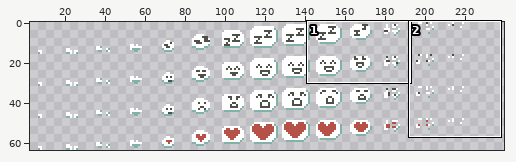
Sprite sheet: assets/bubble.png. The first picture is a wide view before the edit; the outline marks the close-up.
Close-up. First the earlier version:
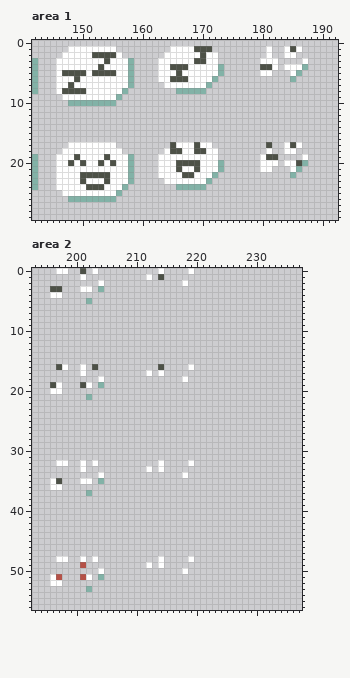
The file is 240x64 pixels. Shown: area 1: x 142..192, y 0..29; area 2: x 193..237, y 0..56. The wide view leaves out empty margins. The commit also changed other parts of the picture, which this record leaves out.
New version:
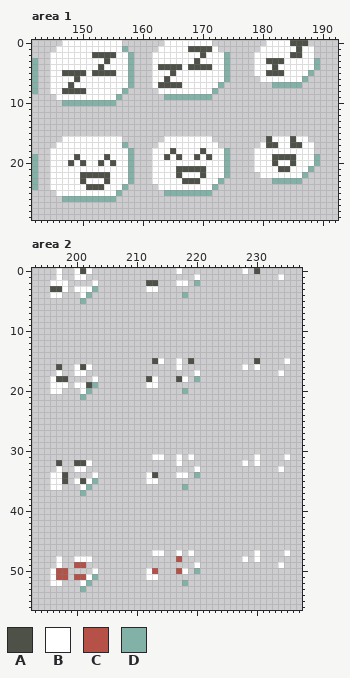
Palette (. is transparent): A #4d5147  B #ffffff  C #b55147  D #82b2a7
What changed:
Area 1:
y 0: x 147..156 .......... -> BBBBBBBBBB; x 164..171 ........ -> BBBBBBBB; x 181..187 ....... -> BBBBAAA
y 1: x 146..147 .. -> BB; x 156..157 .. -> BD; x 163..164 .. -> BB; x 168 B -> A; x 172 . -> B; x 180 . -> B; x 182..183 .. -> BB; x 185..188 AB.. -> BABB
y 2: x 145..146 .. -> BB; x 157..158 .. -> BD; x 162..163 .. -> BB; x 173..174 .. -> BD; x 179..180 .. -> BB; x 182..183 .. -> BB; x 185..188 B... -> AABB
y 3: x 145 . -> B; x 162 . -> B; x 170 A -> B; x 173..174 .. -> BD; x 179 . -> B; x 181..186 BB.... -> AAABBB; x 188..189 .. -> BD
y 4: x 145 . -> B; x 162..164 .BB -> BAA; x 167..171 ABBBB -> BAAAA; x 173..174 D. -> BD; x 179..183 .AAB. -> BBBAB; x 187..189 D.. -> BBD
y 5: x 145 . -> B; x 162 . -> B; x 165..166 BA -> AB; x 173..174 D. -> BD; x 179 . -> B; x 181..184 B... -> AAAB; x 186..188 D.. -> BBD
y 6: x 145 . -> B; x 162 . -> B; x 164..167 BAAA -> ABBB; x 172..174 D.. -> BBD; x 180..187 .....D.. -> BBBBBBBD
y 7: x 145 . -> B; x 162..166 ..BBB -> BAAAA; x 171..173 D.. -> BBD; x 182..186 ..... -> DDDDD
y 8: x 145 . -> B; x 163..172 ...DDDDD.. -> BBBBBBBBBD
y 9: x 146 . -> B; x 164..171 ........ -> DDDDDDDD
y 10: x 147 . -> D
y 16: x 147..156 .......... -> BBBBBBBBBB; x 164..171 ........ -> BBBBBBBB; x 181..187 ....... -> ABBBABB
y 17: x 146..147 .. -> BB; x 156..157 .. -> BD; x 163..165 ..A -> BBB; x 169 A -> B; x 172 . -> B; x 180 . -> B; x 182..183 .. -> AB; x 186..188 B.. -> ABB
y 18: x 145..146 .. -> BB; x 157..158 .. -> BD; x 162..163 .. -> BB; x 166 A -> B; x 169 A -> B; x 173..174 .. -> BD; x 179..180 .. -> BB; x 182..183 .. -> BB; x 186..188 ... -> BBB
y 19: x 145 . -> B; x 162 . -> B; x 164 B -> A; x 166 B -> A; x 169 B -> A; x 171 B -> A; x 173..174 .. -> BD; x 179 . -> B; x 181 A -> B; x 183..186 .... -> AAAB; x 188..189 .. -> BD
y 20: x 145 . -> B; x 162 . -> B; x 166..169 AAAA -> BBBB; x 173..174 D. -> BD; x 179 . -> B; x 182..183 B. -> AB; x 185..189 BAD.. -> ABBBD
y 21: x 145 . -> B; x 162 . -> B; x 167..168 BB -> AA; x 170 B -> A; x 173..174 D. -> BD; x 179 . -> B; x 182..184 ... -> BAA; x 186..188 D.. -> BBD
y 22: x 145 . -> B; x 162 . -> B; x 166..168 BAA -> ABB; x 170 B -> A; x 172..174 D.. -> BBD; x 180..187 .....D.. -> BBBBBBBD
y 23: x 145 . -> B; x 162..163 .. -> BB; x 167..169 BBB -> AAA; x 171..173 D.. -> BBD; x 182..186 ..... -> DDDDD
y 24: x 145 . -> B; x 163..172 ...DDDDD.. -> BBBBBBBBBD
y 25: x 146 . -> B; x 164..171 ........ -> DDDDDDDD
y 26: x 147 . -> D
Area 2:
y 0: x 198 B -> .; x 200 . -> B; x 202..203 .B -> B.; x 214 B -> .; x 217 . -> B; x 219 B -> .; x 228 . -> B; x 230 . -> A
y 1: x 197 . -> B; x 200 . -> B; x 212 B -> .; x 214 A -> .; x 220 . -> B; x 234 . -> B
y 2: x 196..198 ... -> BBB; x 203..204 .B -> B.; x 212..213 .. -> AA; x 217 . -> B; x 220 . -> D
y 3: x 198 . -> B; x 200 . -> B; x 203..204 .D -> D.; x 212..213 .. -> BB
y 4: x 201..202 .. -> BD; x 218 . -> D
y 5: x 201..202 .D -> D.
y 15: x 213..214 .. -> AB; x 217 . -> B; x 219 . -> A; x 230 . -> A; x 235 . -> B
y 16: x 198 B -> .; x 200..203 .B.A -> BAB.; x 214 A -> .; x 217 . -> B; x 219 B -> .; x 228 . -> B; x 230 . -> B
y 17: x 197 . -> B; x 200 . -> B; x 212 B -> .; x 214 B -> .; x 220 . -> B; x 234 . -> B
y 18: x 196..198 ... -> BAA; x 203..204 .B -> B.; x 212..213 .. -> AB; x 217 . -> A; x 220 . -> D
y 19: x 196 A -> B; x 198 . -> B; x 200..204 .AB.D -> BBAD.; x 212..213 .. -> BB
y 20: x 201..202 .. -> BD; x 218 . -> D
y 21: x 201..202 .D -> D.
y 31: x 213..214 .. -> BB; x 217 . -> B; x 219 . -> B; x 230 . -> B; x 235 . -> B
y 32: x 197..198 BB -> A.; x 200..203 .B.B -> AAB.; x 214 B -> .; x 217 . -> B; x 219 B -> .; x 228 . -> B; x 230 . -> B
y 33: x 197 . -> B; x 200 . -> B; x 212 B -> .; x 214 B -> .; x 220 . -> B; x 234 . -> B
y 34: x 196..198 ... -> BBA; x 203..204 .B -> B.; x 212..213 .. -> BA; x 217 . -> B; x 220 . -> D
y 35: x 197..198 A. -> BA; x 200..201 .B -> BA; x 203..204 .D -> D.; x 212..213 .. -> BB
y 36: x 201..202 .. -> BD; x 218 . -> D
y 37: x 201..202 .D -> D.
y 47: x 213..214 .. -> BB; x 217 . -> B; x 219 . -> B; x 230 . -> B; x 235 . -> B
y 48: x 198 B -> .; x 200 . -> B; x 202..203 .B -> B.; x 214 B -> .; x 217 . -> C; x 219 B -> .; x 228 . -> B; x 230 . -> B
y 49: x 197 . -> B; x 200 . -> C; x 212 B -> .; x 214 B -> .; x 220 . -> B; x 234 . -> B
y 50: x 196..198 ... -> BCC; x 203..204 .B -> B.; x 212..213 .. -> BC; x 217 . -> C; x 220 . -> D
y 51: x 198 . -> C; x 200 . -> C; x 203..204 .D -> D.; x 212..213 .. -> BB
y 52: x 201..202 .. -> BD; x 218 . -> D
y 53: x 201..202 .D -> D.
